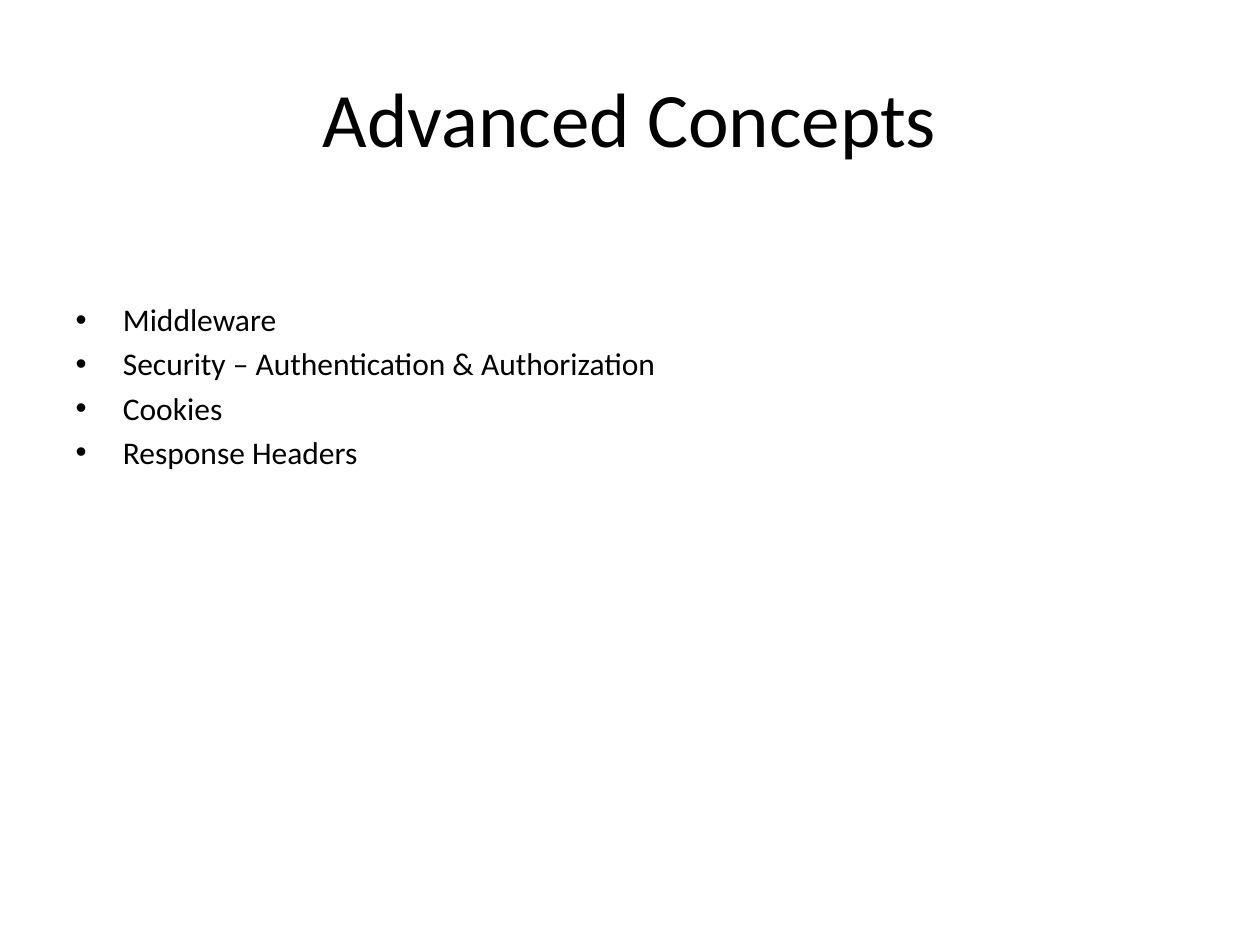
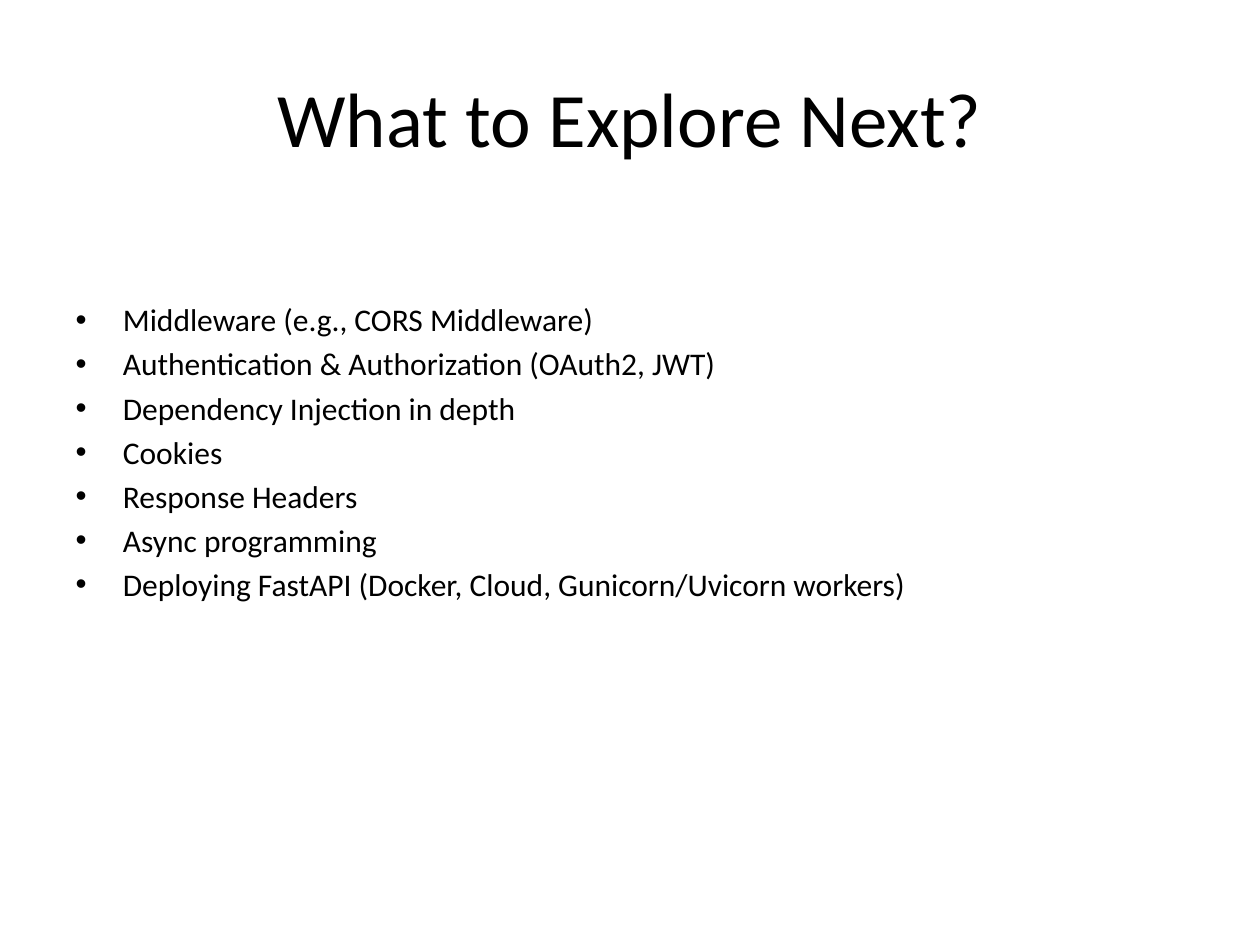
Before and after one commit to adityap301/FastAPI_Tutorials, a slide deck: slide 24 of FastAPI_Workshop.pptx (slide 23 before the commit). Drawn at 1260x945 pixels with LibreOffice and Linux fonts; fonts in the diff are those of the drawing. Boxes give left, top, right and bottom in pixels: in the first picture for what was removed or moved away, otherwise in the second. Text is boxed around its words. In the diff, an @@ line names an element or a change of style, - is before the commit and + after.

```diff
--- a/FastAPI_Workshop.pptx
+++ b/FastAPI_Workshop.pptx
@@ title at box(277, 93, 982, 160): text changed @@
-Advanced Concepts
+What to Explore Next?
@@ text at box(123, 308, 715, 426): text changed @@
-• Middleware
-• Security – Authentication & Authorization
+• Middleware (e.g., CORS Middleware)
+• Authentication & Authorization (OAuth2, JWT)
+• Dependency Injection in depth
@@ text at box(123, 530, 904, 602): paragraphs added @@
+• Async programming
+• Deploying FastAPI (Docker, Cloud, Gunicorn/Uvicorn workers)
```
Also in this commit, not shown: 5 other slides changed, 1 slide added.
